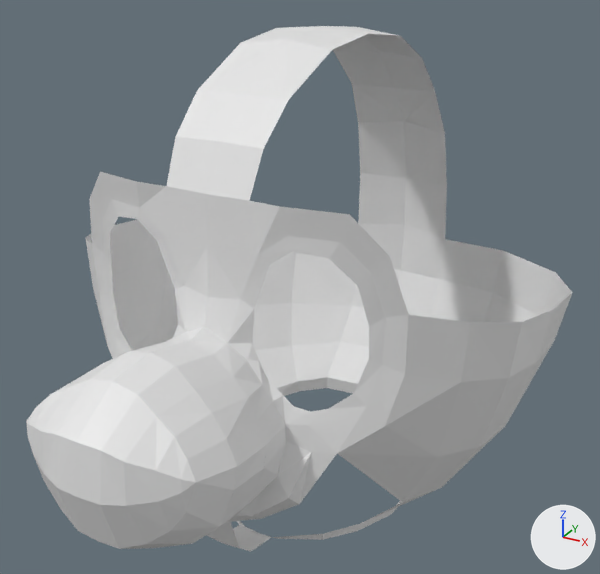
A saved change to the Blender file mario.blend.
Rendered twice from a camera (50 mm lens) standing at (0.651, -1.069, 1.311) and looking at (0.015, 0.089, 0.733). The lights are fixed; the arrows at lower right show +X, +Y and +Z.

Before the edit, the objects in view are built like this:
```python
me_plano = bpy.data.meshes.new('Plano')
me_plano.from_pydata(...)  # 210 vertices, 157 faces, 1 loose edge; spans x 0.0..0.434, y 0.28..1.155, z -0.607..0.461
ob_plano = bpy.data.objects.new('Plano', me_plano)
ob_plano.location = (0.0, 0.0, 0.0)
ob_plano.rotation_euler = (1.571, 0.0, 0.0)  # degrees (90, 0, 0)
_m = ob_plano.modifiers.new('Espelhar', 'MIRROR')
_m.use_clip = True
```
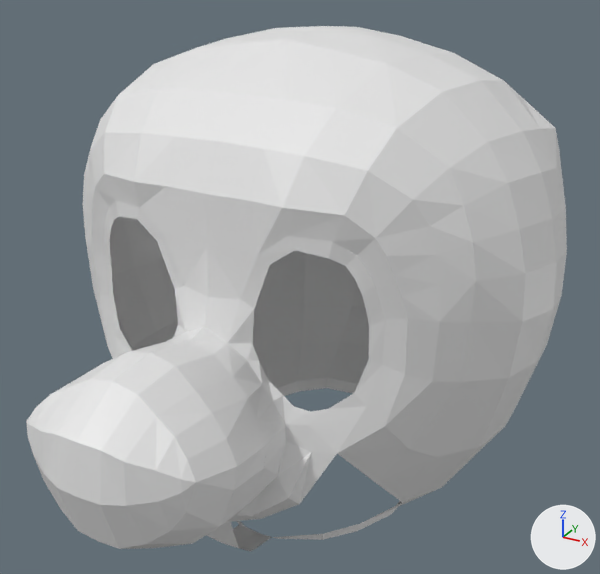
The change, as JSON lines over the scene's bpy script:
```json
{"block": "me_plano", "where": "# used by ob_plano; location = (0.0, 0.0, 0.0); rotation_euler = (1.571, 0.0, 0.0), in degrees (90, 0, 0)"}
{"op": "remove", "block": "me_plano", "code": "me_plano.from_pydata(...)  # 210 vertices, 157 faces, 1 loose edge; spans x 0.0..0.434, y 0.28..1.155, z -0.607..0.461"}
{"op": "add", "block": "me_plano", "code": "me_plano.from_pydata(...)  # 275 vertices, 228 faces, 1 loose edge; spans x 0.0..0.429, y 0.28..1.155, z -0.607..0.461"}
{"block": "me_plano", "change": "me_plano part 1"}
{"block": "me_plano", "change": "3 vertices are removed from x 0.261..0.434, y 0.733..0.905, z -0.29..0.11"}
{"block": "me_plano", "change": "15 faces are deleted"}
{"block": "me_plano", "change": "20 vertices move from x 0.12..0.415, y 0.408..0.966, z -0.528..0.158 to x 0.124..0.411, y 0.408..0.965, z -0.549..0.159"}
{"block": "me_plano", "change": "68 vertices are added at x 0.136..0.424, y 0.308..1.126, z -0.555..0.119"}
{"block": "me_plano", "change": "86 new faces join them"}
```

Changed parts and their boxes (x1, y1, x2, y2) in the pictures (600 x 574 px):
```json
{"object": "Plano", "change": "reshaped", "before": [26, 26, 573, 551], "after": [26, 26, 567, 551]}
{"part": 1, "of": "me_plano", "change": "built on", "before": [85, 172, 573, 502], "after": [82, 28, 567, 502]}
```
